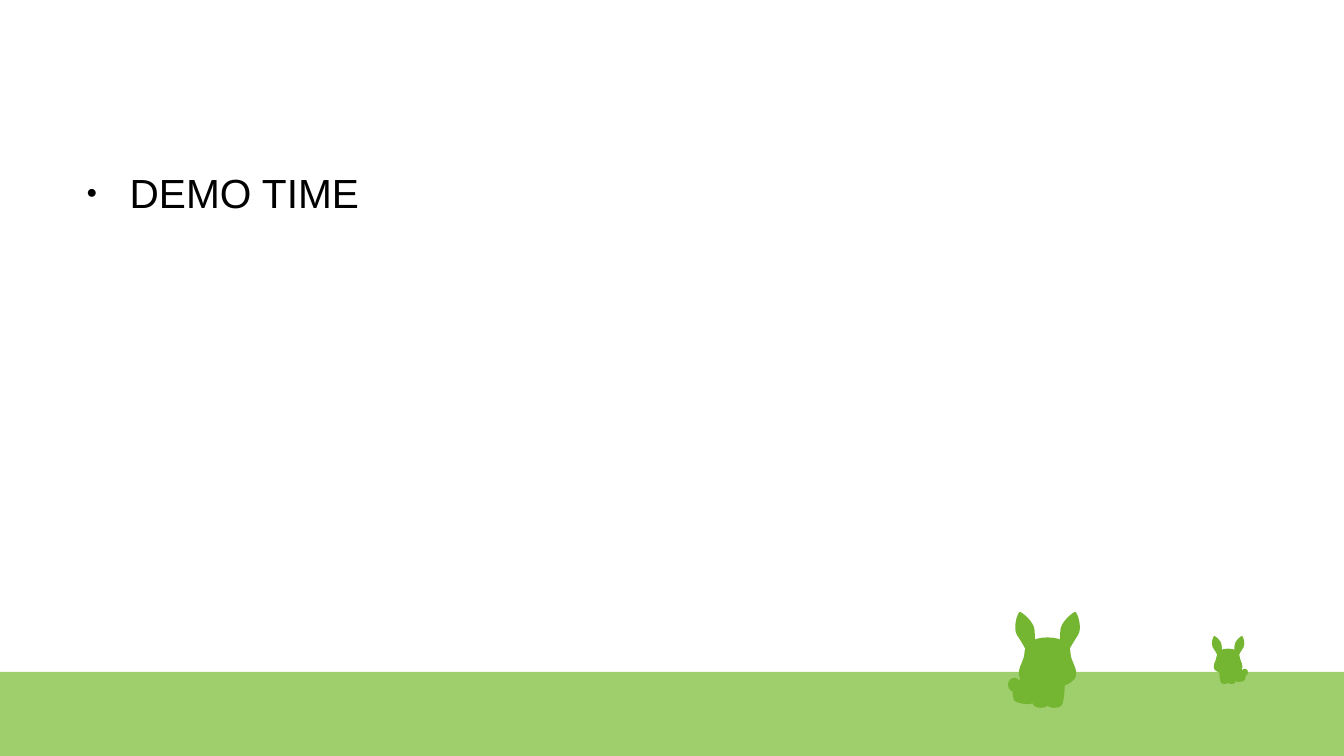
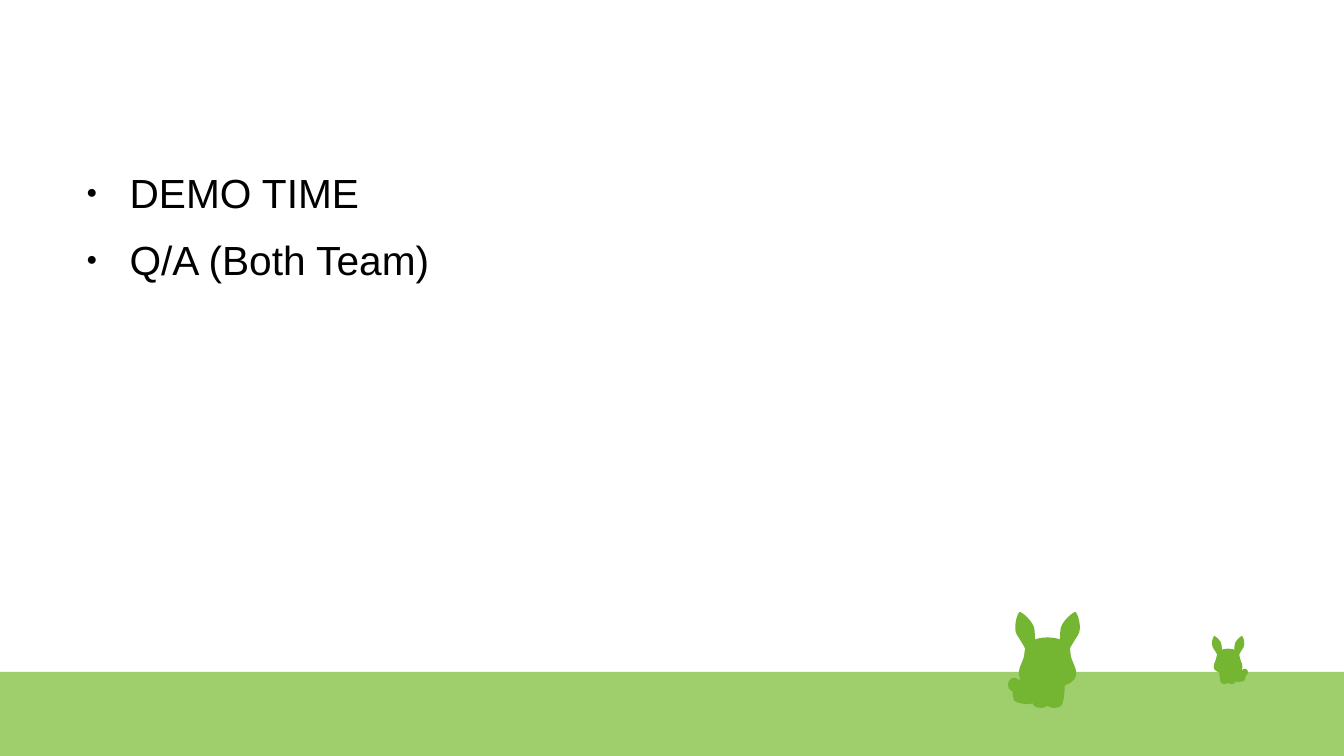
Before and after one commit to MichaelGetuWorku/KachaApp, a slide deck: slide 5 of Untitled 1.odp. Drawn at 1344x756 pixels with LibreOffice and Linux fonts; fonts in the diff are those of the drawing. Boxes give left, top, right and bottom in pixels: in the first picture for what was removed or moved away, otherwise in the second. Text is boxed around its words. In the diff, an @@ line names an element or a change of style, - is before the commit and + after.

```diff
--- a/Untitled 1.odp
+++ b/Untitled 1.odp
@@ text at (130, 245, 429, 283): paragraph added @@
+● Q/A (Both Team)
```
Also in this commit, not shown: 3 other slides changed, 8 other files.
